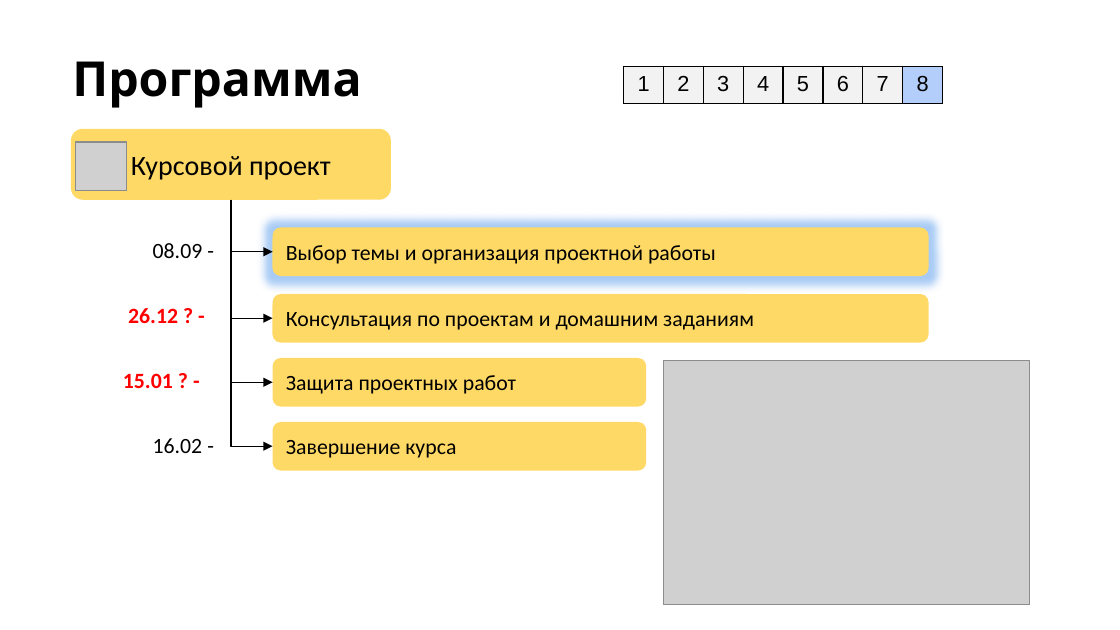
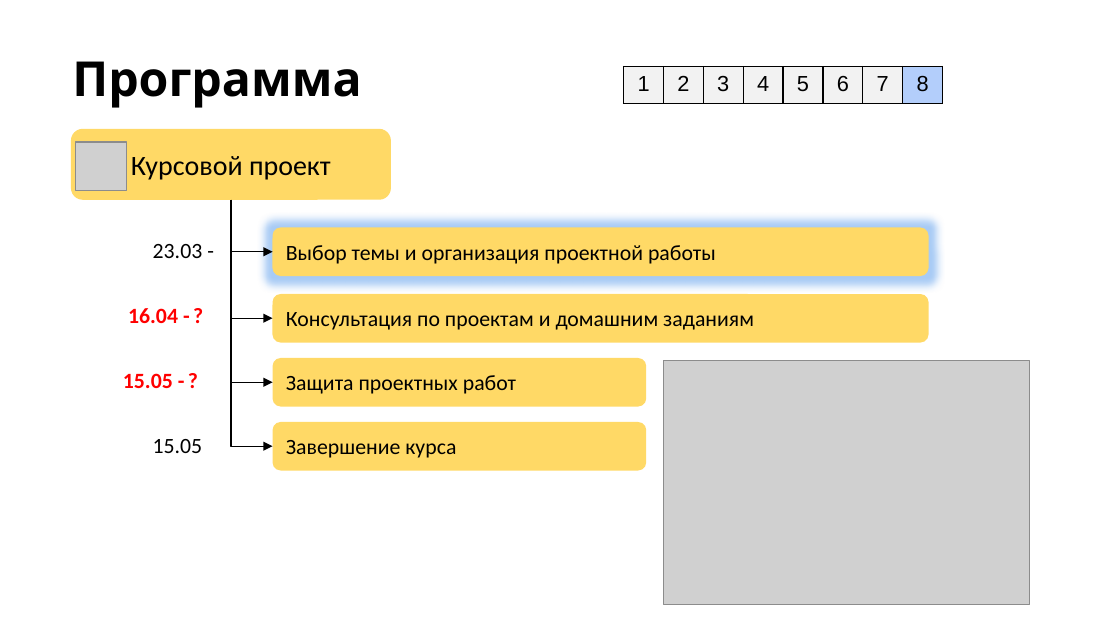
Before and after one commit to stureiko/Otus_lectures, a slide deck: slide 8 of MLOps/42 - Course project/Course project.pptx. Drawn at 1120x630 pixels with LibreOffice and Linux fonts; fonts in the diff are those of the drawing; grey boxes stand for pictures; background and template pictures are left out. Boxes give left, top, right and bottom in pixels: in the first picture for what was removed or moved away, otherwise in the second. Text is boxed around its words. In the diff, an @@ line names an element or a change of style, - is before the commit and + after.

```diff
--- a/MLOps/42 - Course project/Course project.pptx
+++ b/MLOps/42 - Course project/Course project.pptx
@@ text at [153,244,203,258]: text changed @@
-08.09 -
+23.03 -
@@ text at [128,308,178,323]: text changed @@
-26.12 ? -
+16.04 - ?
@@ text at [123,373,173,388]: text changed @@
-15.01 ? -
+15.05 - ?
@@ text at [153,439,203,453]: text changed @@
-16.02 -
+15.05
```
Also in this commit, not shown: 10 other files.
